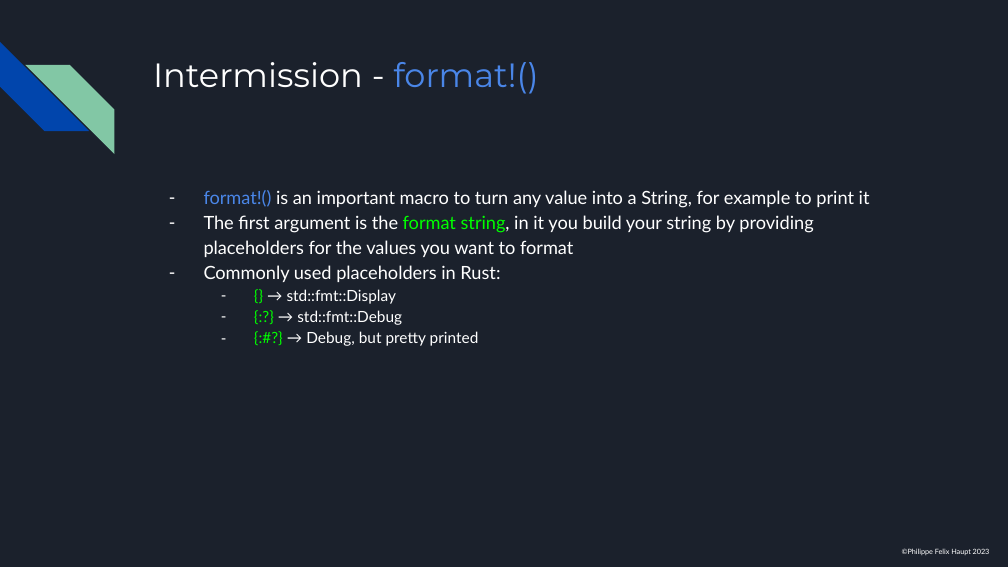
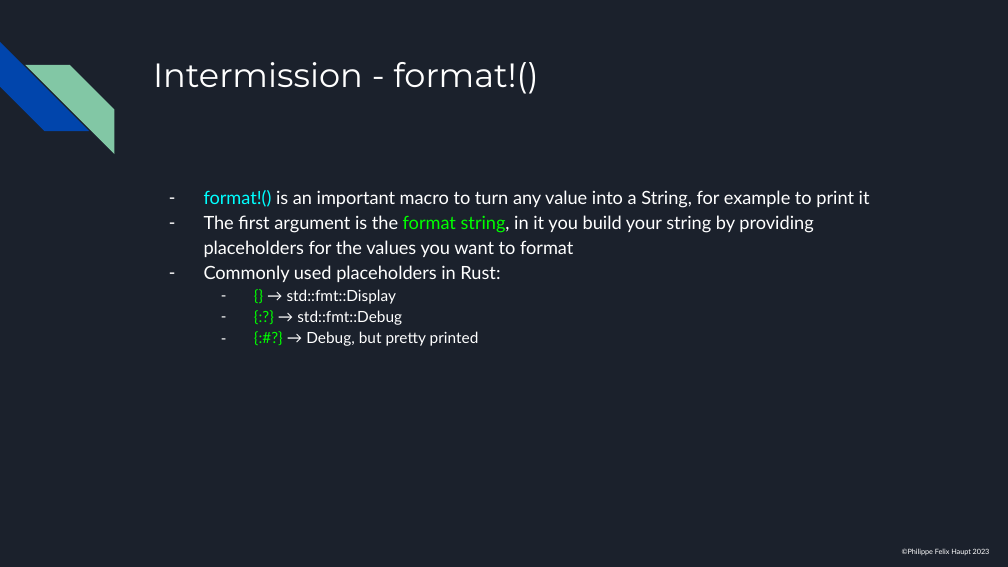
Before and after one commit to pfhaupt/progkurs, a slide deck: slide 82 of rust-beginner/09 - Traits/09 - RUSTikales Rust for beginners.pptx. Drawn at 1008x567 pixels with LibreOffice and Linux fonts; fonts in the diff are those of the drawing. Boxes give left, top, right and bottom in pixels: in the first picture for what was removed or moved away, otherwise in the second. Text is boxed around its words. In the diff, an @@ line names an element or a change of style, - is before the commit and + after.

Commit message:
(Session 09) Hotfix colors
Dark blue on dark background equals bad visibility

```diff
--- a/rust-beginner/09 - Traits/09 - RUSTikales Rust for beginners.pptx
+++ b/rust-beginner/09 - Traits/09 - RUSTikales Rust for beginners.pptx
@@ title "Intermission - format!()" at [153, 62, 538, 94]: text colour #4A86E8 to #FFFFFF in "format!()" @@
@@ text at [204, 190, 870, 208]: text colour #4A86E8 to #00FFFF in "format!()" @@
```
Also in this commit, not shown: 53 other slides changed.
